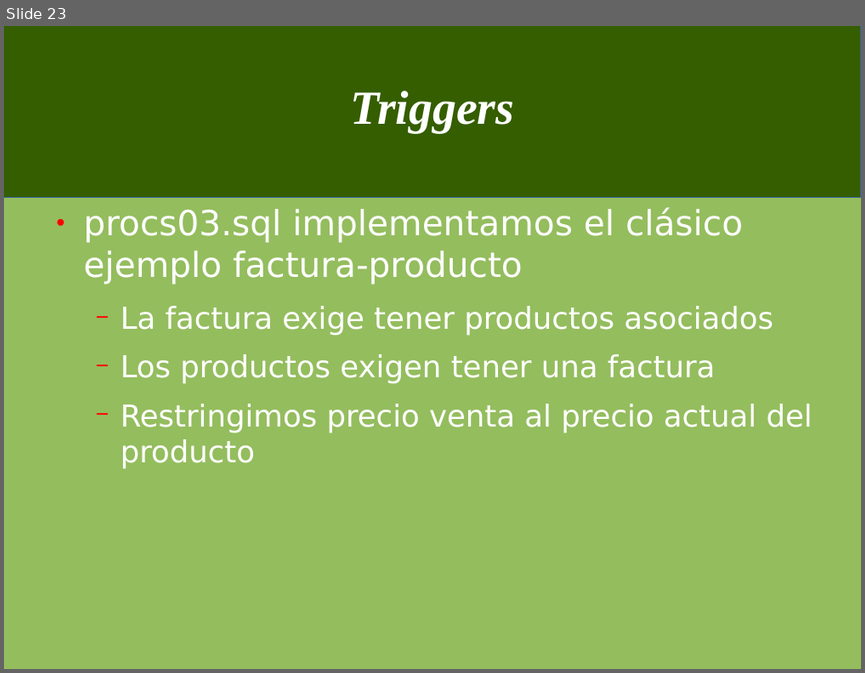
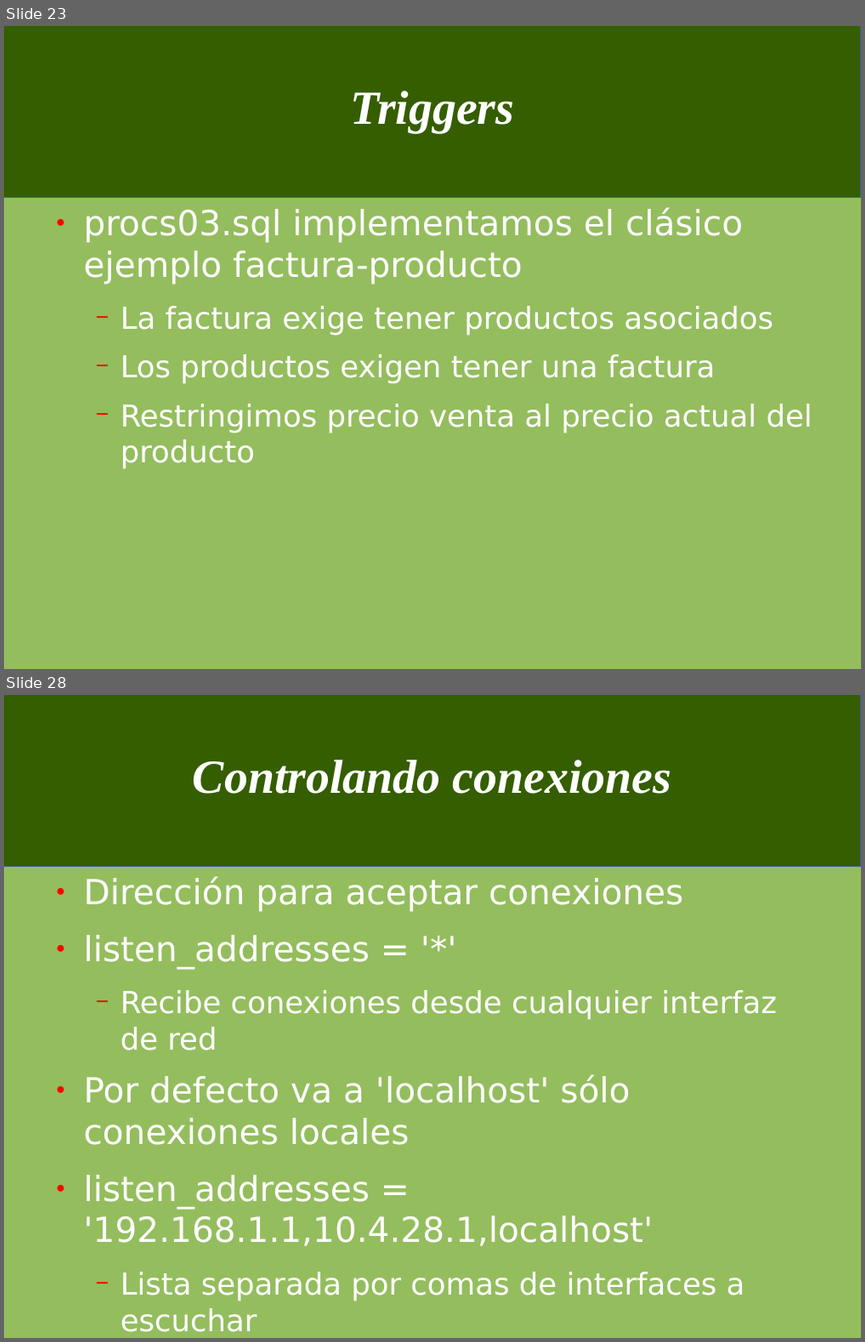
Before and after one commit to jorgeu/curso-postgresql, a slide deck: cursopostgres.odp. Shown one above the other, each under a label of ours: slide 23 before the commit, slides 23 and 28 after it; the slides between them are not shown. The pictures are 865x673 and 865x1342 pixels, drawn with LibreOffice and Linux fonts; fonts in the diff are those of the drawing. Boxes give left, top, right and bottom in pixels: in the first picture for what was removed or moved away, otherwise in the second. Text is boxed around its words. In the diff, an @@ line names an element or a change of style, - is before the commit and + after.

```diff
--- a/cursopostgres.odp
+++ b/cursopostgres.odp
@@ slide 28 added at [4, 695, 861, 1338], background #94BD5E; not listed: 1 template element that a slide beside it also shows @@
@@ title added at [193, 760, 671, 794], 44 pt, text #FFFFFF, bold, italic @@
+Controlando conexiones
@@ text added at [84, 876, 777, 1332], 32 pt, text #FFFFFF @@
+● Dirección para aceptar conexiones
+● listen_addresses = '*'
+  − Recibe conexiones desde cualquier interfaz de red
+● Por defecto va a 'localhost' sólo conexiones locales
+● listen_addresses = '192.168.1.1,10.4.28.1,localhost'
+  − Lista separada por comas de interfaces a escuchar
```
Also in this commit, not shown: 1 slide changed, 19 other slides added, 1 other file.
